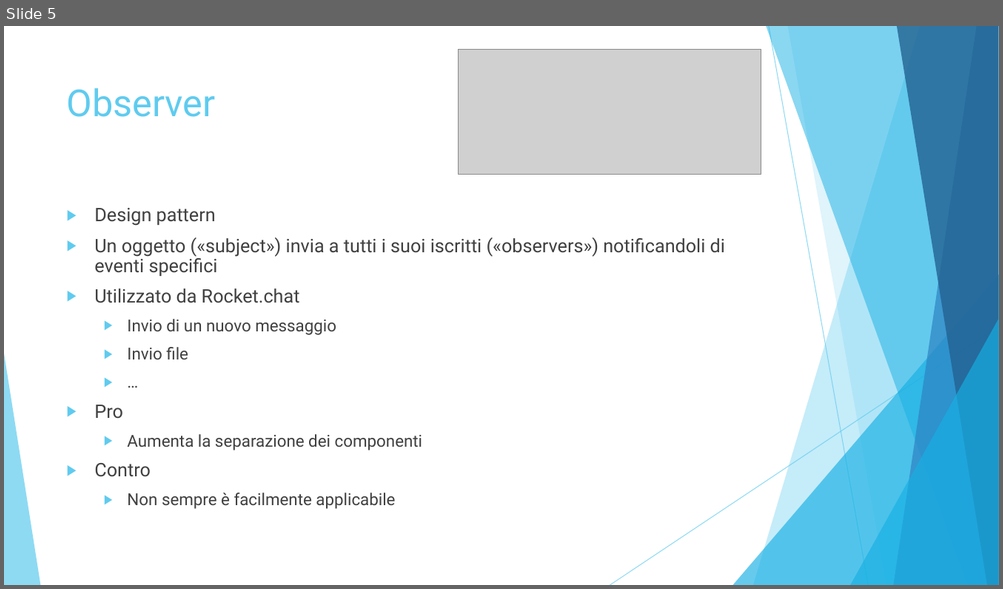
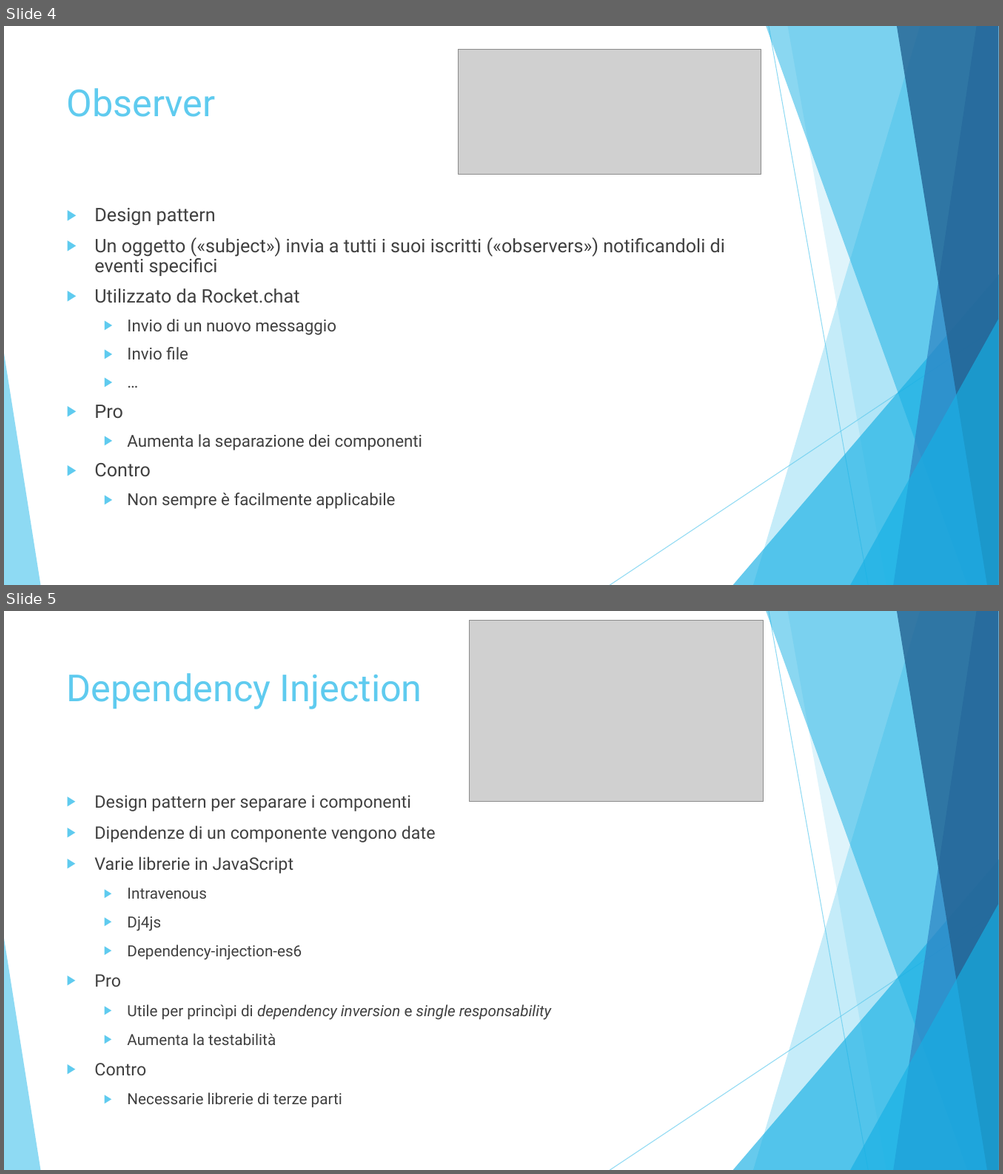
Before and after one commit to LucaDario/Documenti, a slide deck: 2 - RP/Progettazione/Progettazione Monolith.ppt. Shown one above the other, each under a label of ours: slide 5 before the commit, slides 4 and 5 after it. The pictures are 1003x589 and 1003x1174 pixels, drawn with LibreOffice and Linux fonts; fonts in the diff are those of the drawing; grey boxes stand for pictures. Boxes give left, top, right and bottom in pixels: in the first picture for what was removed or moved away, otherwise in the second. Text is boxed around its words. In the diff, an @@ line names an element or a change of style, - is before the commit and + after.

Commit message:
[Progettazione] Aggiunta slide sulla dependency injection alla presentazione

```diff
--- a/2 - RP/Progettazione/Progettazione Monolith.ppt
+++ b/2 - RP/Progettazione/Progettazione Monolith.ppt
@@ slide 5 added at (4, 611, 999, 1170), background #FFFFFF; not listed: 10 template elements that a slide beside it also shows @@
@@ picture added at (469, 620, 762, 801) @@
@@ title added at (67, 673, 422, 709), 36 pt, text #5FCBEF @@
+Dependency Injection
@@ text added at (94, 795, 551, 1108), 14.8 pt, text #404040 @@
+▶ Design pattern per separare i componenti
+▶ Dipendenze di un componente vengono date
+▶ Varie librerie in JavaScript
+  ▶ Intravenous
+  ▶ Dj4js
+  ▶ Dependency-injection-es6
+▶ Pro
+  ▶ Utile per princìpi di dependency inversion e single responsability
+  ▶ Aumenta la testabilità
+▶ Contro
+  ▶ Necessarie librerie di terze parti
@@ what was slide 5 is now slide 4 @@
```
Also in this commit, not shown: 12 other slides changed, 1 other file.
